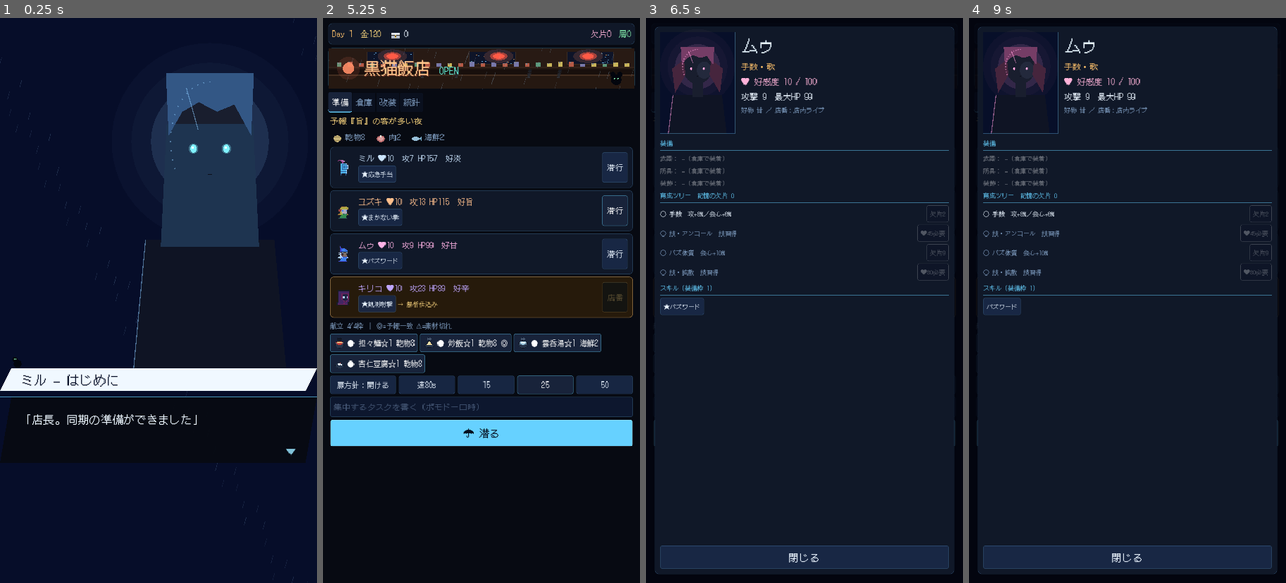
Above: before the commit, frames 1-4 (left to right).
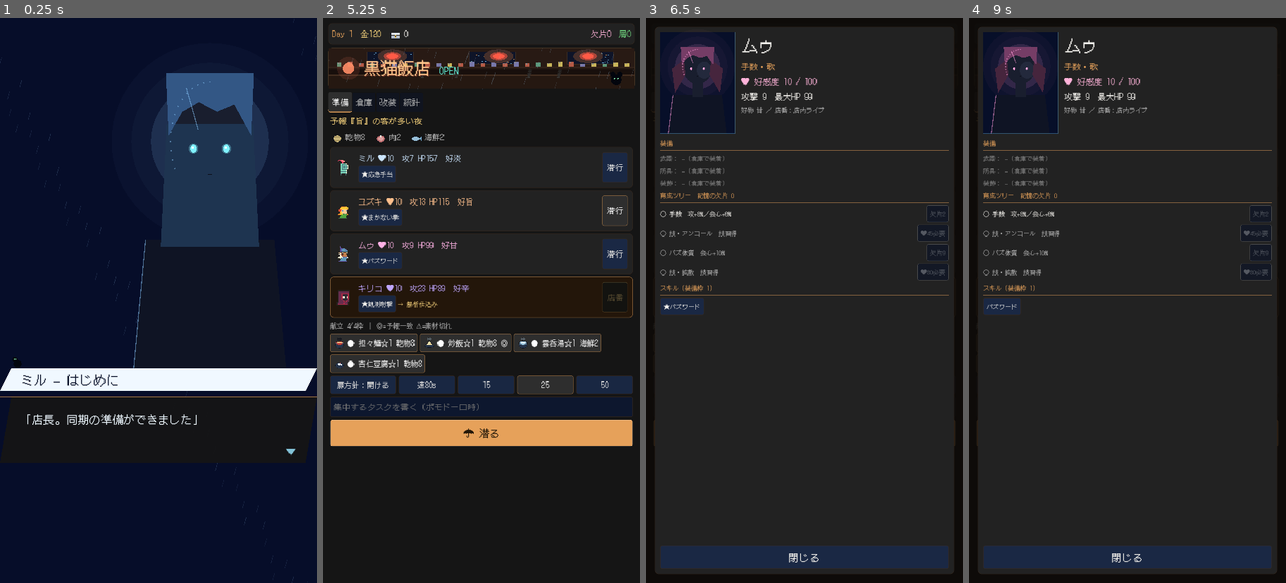
Above: after the commit, the same moments.

Repository: Conata/Pomodoro
Game: Godot game, scene res://main.tscn
The game is run twice, just before and just after one commit, with the same random seed, the same clock (stepped at 60 frames per second) and the same inputs. Sound files missing from this copy of the repository are replaced by a short silence.
Inputs (mouse positions are in pixels of both pictures, inside the frame that each line leads up to):
- Up to frame 1 (0.25 s): no input
- Up to frame 2 (5.25 s): click (481, 407) at 0.52 s; type "12" at 0.6 s; click (345, 164) at 1.27 s; click "★応急手当" at 2 s; click "潜行" at 2.75 s; click (345, 210) at 3.52 s; click "★まかない拳" at 4.25 s; click "潜行" at 5 s
- Up to frame 3 (6.5 s): click (668, 255) at 5.77 s
- Up to frame 4 (9 s): click "★バズワード" at 6.5 s; click "潜行" at 7.25 s; click (991, 294) at 8.02 s; click "★観測射撃" at 8.75 s

The runs differ from the first frame. In frame 1, 0.1% of the frame differs, in the area x 0-100%, y 67-68%; in frame 2, 6.9%, in the area x 1-99%, y 1-76%; in frame 3, 1.3%; in frame 4, 1.3%.

Commit message:
Step2-a: 配色を指定パレットへ一括反映（DS リテイント）
全UIが参照する DS の色トークンを「深夜喫茶」パレットへ：
BG#151515 / SURFACE#222222 / LINE#3A2A20(木) / TEXT#F5F3EE /
ACCENT=暖炉オレンジ#E6A15A / DANGER#E05A5A / SUCCESS#6FD37D。
as_primary のシアン直書きをオレンジ系へ。main.gd の直書き配色
(文字/成功/モジュレート/背景幕)も新パレットへ寄せた。構造は不変。

Diff:
--- a/main.gd
+++ b/main.gd
@@ -507,7 +507,7 @@
 	status_overlay.set_anchors_preset(Control.PRESET_FULL_RECT)
 	status_overlay.visible = false
 	var backdrop := ColorRect.new()
-	backdrop.color = Color(0.01, 0.02, 0.06, 0.88)
+	backdrop.color = Color(0.05, 0.04, 0.03, 0.88)
 	backdrop.set_anchors_preset(Control.PRESET_FULL_RECT)
 	backdrop.mouse_filter = Control.MOUSE_FILTER_STOP
 	status_overlay.add_child(backdrop)
@@ -530,7 +530,7 @@
 	var info := VBoxContainer.new()
 	info.size_flags_horizontal = Control.SIZE_EXPAND_FILL
 	info.add_theme_constant_override("separation", 6)
-	status_name = _label("", TYPE_HEAD, Color(0.9, 0.96, 1.0))
+	status_name = _label("", TYPE_HEAD, COL_TEXT)
 	info.add_child(status_name)
 	status_head = VBoxContainer.new()
 	status_head.add_theme_constant_override("separation", 4)
@@ -810,7 +810,7 @@
 	close_panel.set_anchors_preset(Control.PRESET_FULL_RECT)
 	close_panel.visible = false
 	var backdrop := ColorRect.new()
-	backdrop.color = Color(0.01, 0.02, 0.06, 0.82)
+	backdrop.color = Color(0.05, 0.04, 0.03, 0.82)
 	backdrop.set_anchors_preset(Control.PRESET_FULL_RECT)
 	close_panel.add_child(backdrop)
 	var margin := MarginContainer.new()
@@ -992,7 +992,7 @@
 	tr.custom_minimum_size = Vector2(52, 78)
 	tr.stretch_mode = TextureRect.STRETCH_KEEP_ASPECT_CENTERED
 	tr.texture_filter = CanvasItem.TEXTURE_FILTER_NEAREST
-	tr.modulate = Color(0.7, 0.85, 1.15)
+	tr.modulate = Color(1.08, 1.0, 0.9)  # わずかに暖色へ寄せる
 	return tr
 
 
@@ -1400,7 +1400,7 @@
 	var bi := _box_icon(int(r["grade"]))
 	if bi != null:
 		hb.add_child(_icon_rect(bi, 30))
-	var rl := _label("%s → %s" % [KuroData.BOX_NAMES[int(r["grade"])], r["text"]], 20, Color(0.7, 1.0, 0.85))
+	var rl := _label("%s → %s" % [KuroData.BOX_NAMES[int(r["grade"])], r["text"]], 20, DS.SUCCESS)
 	rl.size_flags_horizontal = Control.SIZE_EXPAND_FILL
 	hb.add_child(rl)
 	panel.add_child(hb)
@@ -1451,7 +1451,7 @@
 	_sfx("ui_buy")
 	_refresh_inventory()
 	_refresh_header()
-	inv_box.add_child(_label("一括分解: %d品 → 廃材+%d" % [int(r["count"]), int(r["dust"])], 16, Color(0.7, 1.0, 0.85)))
+	inv_box.add_child(_label("一括分解: %d品 → 廃材+%d" % [int(r["count"]), int(r["dust"])], 16, DS.SUCCESS))
 
 
 func _on_synthesize() -> void:
--- a/src/ui/ds.gd
+++ b/src/ui/ds.gd
@@ -6,19 +6,21 @@
 ## UI スクリプトはすべてここから色・型・間隔・スタイルを引く。
 ## docs/DESIGN_SYSTEM.md と対で維持すること。
 
-# ── 色（識別色＝シアン。暖色は店/看板。色は「意味」を持つ） ──────────────
-const BG := Color(0.027, 0.039, 0.071)        # 画面の地（ほぼ黒の紺）
-const SURFACE := Color(0.063, 0.094, 0.157)   # 面（カード）
-const SURFACE_2 := Color(0.094, 0.137, 0.227) # 面・押下/選択
-const LINE := Color(0.36, 0.62, 0.85, 0.22)   # 罫・縁
-const TEXT := Color(0.92, 0.96, 1.0)          # 本文
-const TEXT_2 := Color(0.6, 0.74, 0.9, 0.85)   # 副文
-const TEXT_MUTE := Color(0.62, 0.74, 0.9, 0.4)# 注記
-const ACCENT := Color(0.4, 0.82, 1.0)         # 識別色（この店）
-const ACCENT_DIM := Color(0.4, 0.82, 1.0, 0.5)
-const WARM := Color(1.0, 0.76, 0.42)          # 店番・ネオン看板
-const DANGER := Color(1.0, 0.45, 0.5)         # 切断・撤退
-const SUCCESS := Color(0.5, 0.9, 0.66)        # 収穫・廃材
+# ── 色（深夜喫茶×オカルト×温かい居場所。識別色＝暖炉オレンジ） ──────────
+# 指定パレット。3軸＝オレンジ(店)/ミント(ポモドーロ)/紫(キリコ)。
+# 詳細・モード差し色・キリコ専用色は src/ui/ui_theme.gd(UIKit) を参照。
+const BG := Color("151515")          # 画面の地（深夜の黒）
+const SURFACE := Color("222222")     # 面（店内の影）
+const SURFACE_2 := Color("2e2e2e")   # 面・押下/選択
+const LINE := Color("3a2a20b3")      # 罫・縁（木製家具・α0.7）
+const TEXT := Color("f5f3ee")        # 本文（真っ白を避ける）
+const TEXT_2 := Color("b8b8b8")      # 副文
+const TEXT_MUTE := Color("707070")   # 注記/無効
+const ACCENT := Color("e6a15a")      # 識別色（暖炉オレンジ＝店）
+const ACCENT_DIM := Color("e6a15a80")
+const WARM := Color("e6a15a")        # 店番・看板の暖色
+const DANGER := Color("e05a5a")      # 切断・撤退
+const SUCCESS := Color("6fd37d")     # 収穫・廃材
 
 # ── 型（5段。見出し≒2×本文。これ以上増やさない） ──────────────────────
 const T_MICRO := 14
@@ -111,13 +113,13 @@
 # ── ボタン3系統のスタイルを個別ノードへ適用 ──────────────────────────
 static func as_primary(b: Button) -> Button:
 	var n := _sb(ACCENT, Color(1, 1, 1, 0.0), R_SM, SP_3)
-	var h := _sb(Color(0.55, 0.88, 1.0), Color(1, 1, 1, 0.0), R_SM, SP_3)
+	var h := _sb(Color("f4b86e"), Color(1, 1, 1, 0.0), R_SM, SP_3)  # 明るい暖炉オレンジ
 	b.add_theme_stylebox_override("normal", n)
 	b.add_theme_stylebox_override("hover", h)
 	b.add_theme_stylebox_override("pressed", h)
-	b.add_theme_color_override("font_color", Color(0.02, 0.06, 0.12))
-	b.add_theme_color_override("font_hover_color", Color(0.02, 0.06, 0.12))
-	b.add_theme_color_override("font_pressed_color", Color(0.0, 0.03, 0.08))
+	b.add_theme_color_override("font_color", Color("231708"))       # オレンジ面の上の暗色
+	b.add_theme_color_override("font_hover_color", Color("231708"))
+	b.add_theme_color_override("font_pressed_color", Color("160f05"))
 	return b
 
 
